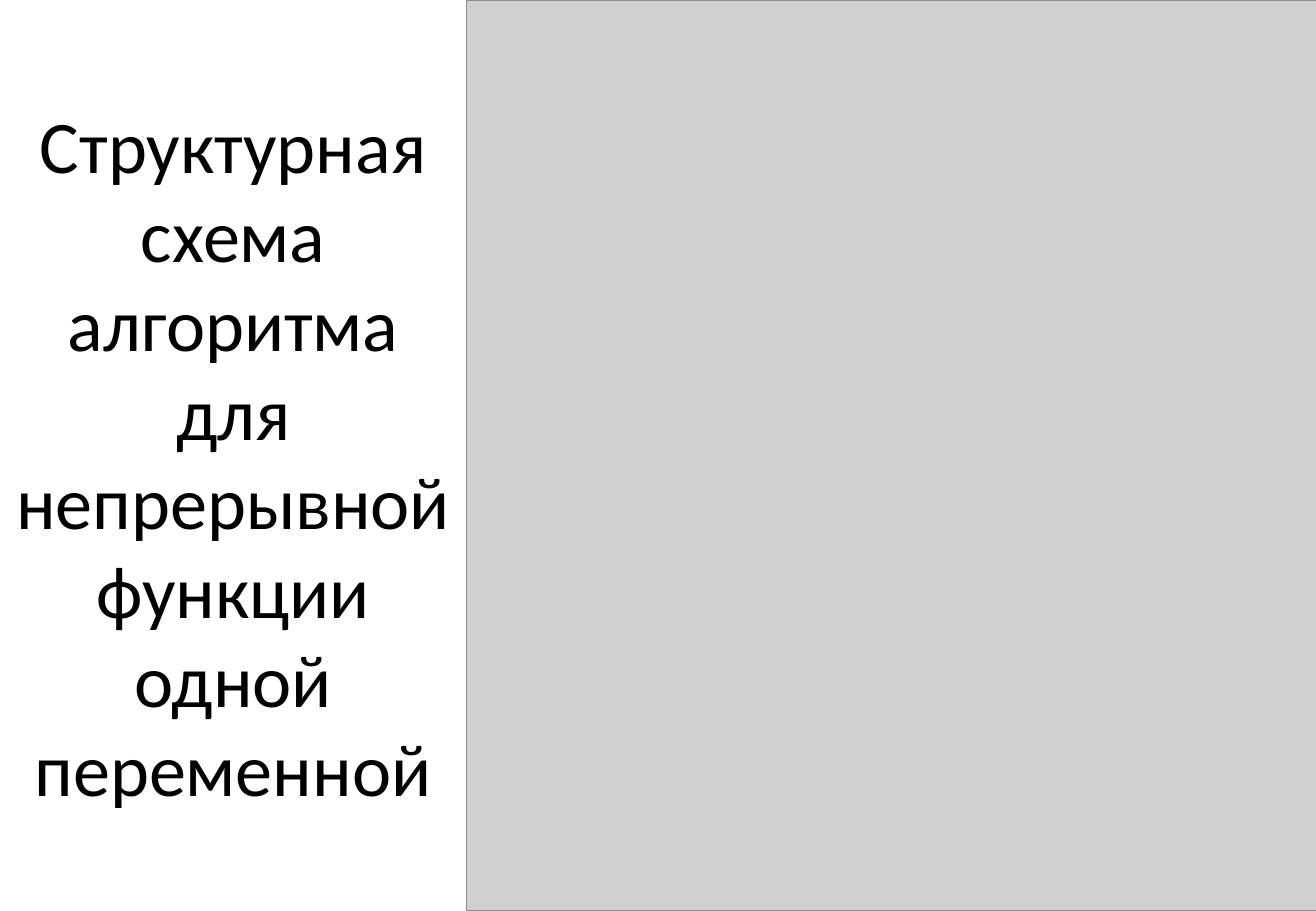
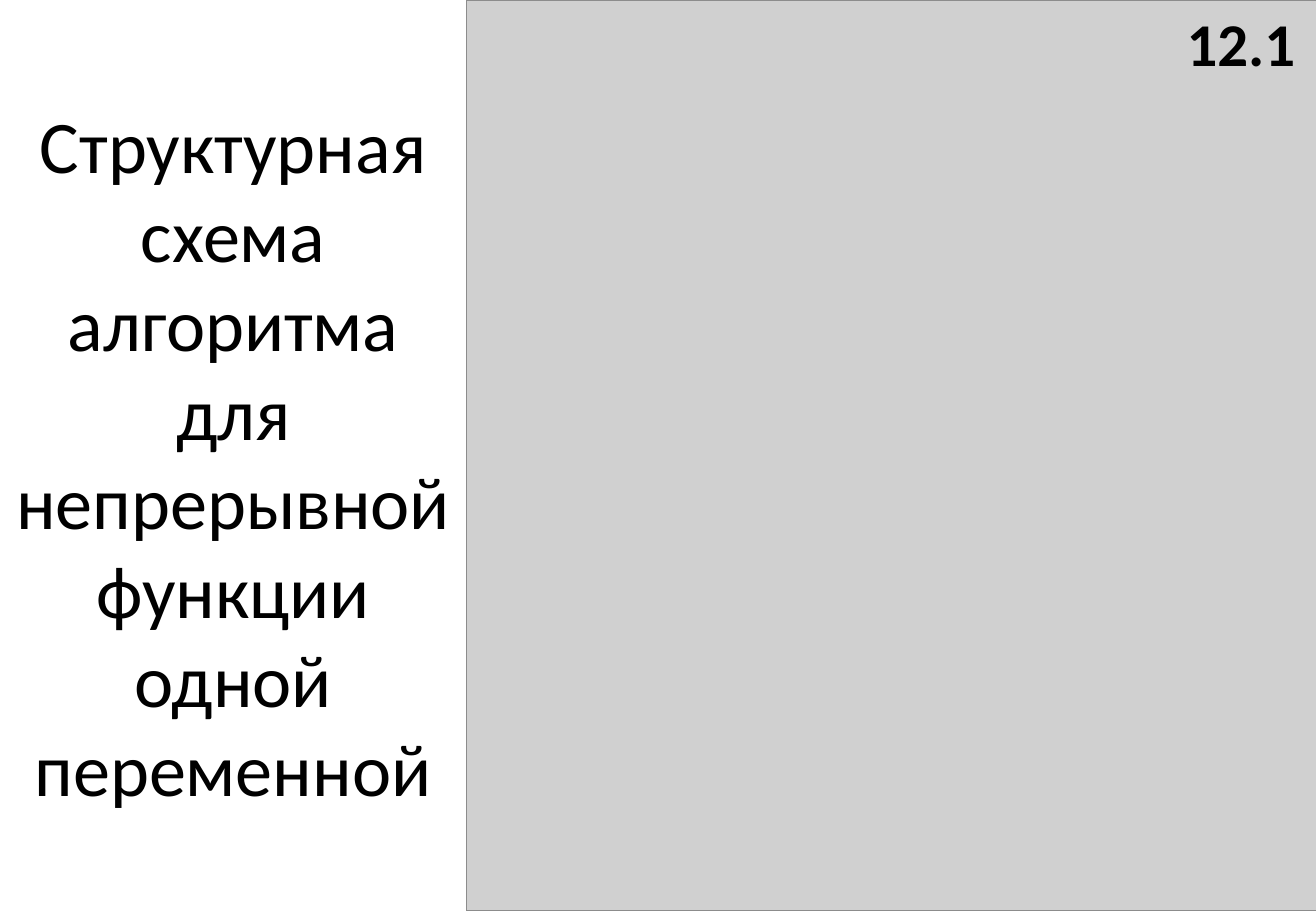
Before and after one commit to EgoPingvina/LipshMinimization, a slide deck: slide 14 of Documentation/Презентация Бирюков 4412.pptx. Drawn at 1316x911 pixels with LibreOffice and Linux fonts; fonts in the diff are those of the drawing; grey boxes stand for pictures. Boxes give left, top, right and bottom in pixels: in the first picture for what was removed or moved away, otherwise in the second. Text is boxed around its words. In the diff, an @@ line names an element or a change of style, - is before the commit and + after.

```diff
--- a/Documentation/Презентация Бирюков 4412.pptx
+++ b/Documentation/Презентация Бирюков 4412.pptx
@@ text added at box(1187, 26, 1295, 67), 36 pt, text #000000, bold @@
+12.1
```
Also in this commit, not shown: 4 other slides changed.
